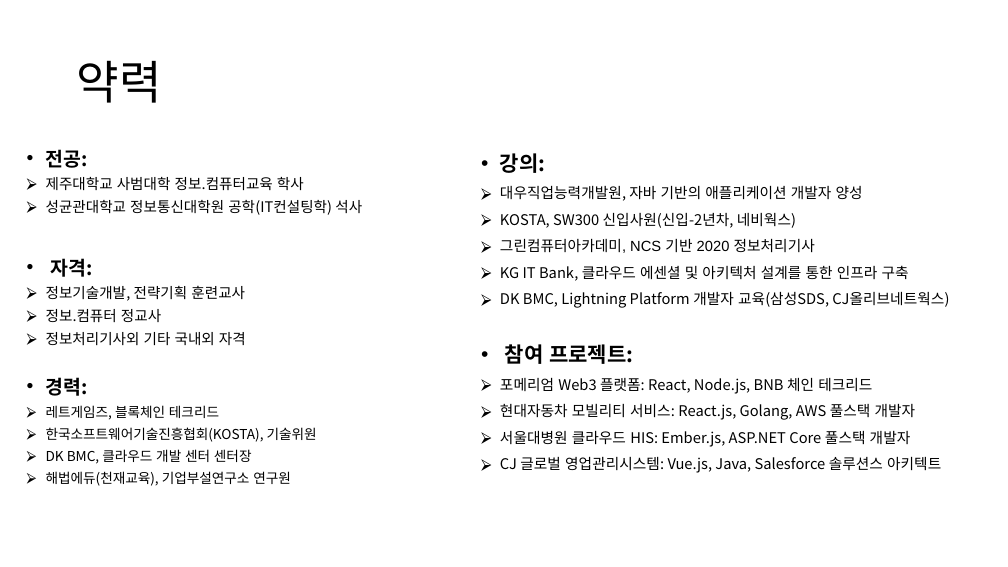
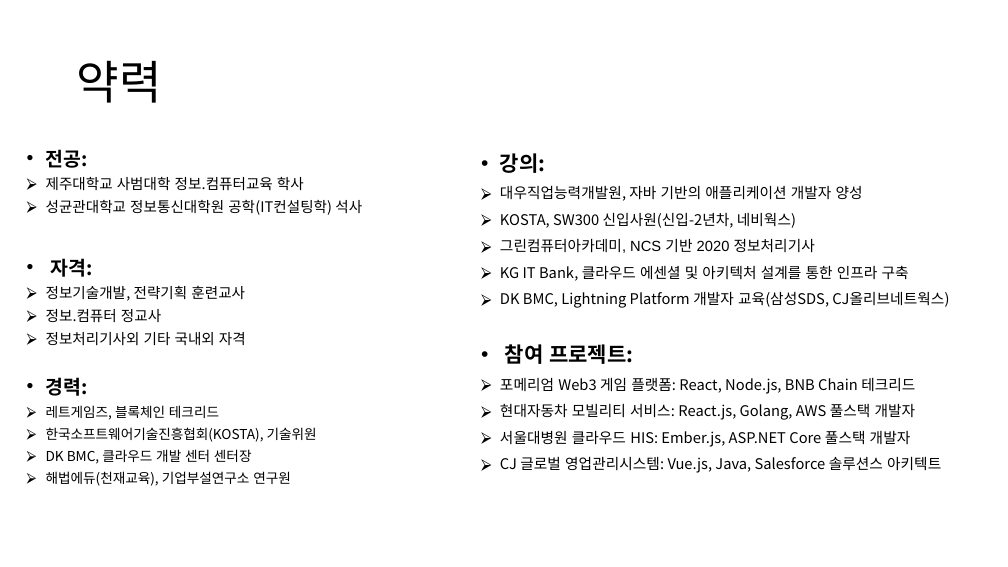
Before and after one commit to kdkcom1234/tje2023, a slide deck: slide 10 of AWS클라우드 활용 자바 풀스택 개발자(React&Springboot).pptx. Drawn at 1008x567 pixels with LibreOffice and Linux fonts; fonts in the diff are those of the drawing. Boxes give left, top, right and bottom in pixels: in the first picture for what was removed or moved away, otherwise in the second. Text is boxed around its words. In the diff, an @@ line names an element or a change of style, - is before the commit and + after.

```diff
--- a/AWS클라우드 활용 자바 풀스택 개발자(React&Springboot).pptx
+++ b/AWS클라우드 활용 자바 풀스택 개발자(React&Springboot).pptx
@@ text at (500, 378, 915, 394): text changed @@
-⮚ 포메리엄 Web3 플랫폼: React, Node.js, BNB 체인 테크리드
+⮚ 포메리엄 Web3 게임 플랫폼: React, Node.js, BNB Chain 테크리드
```
